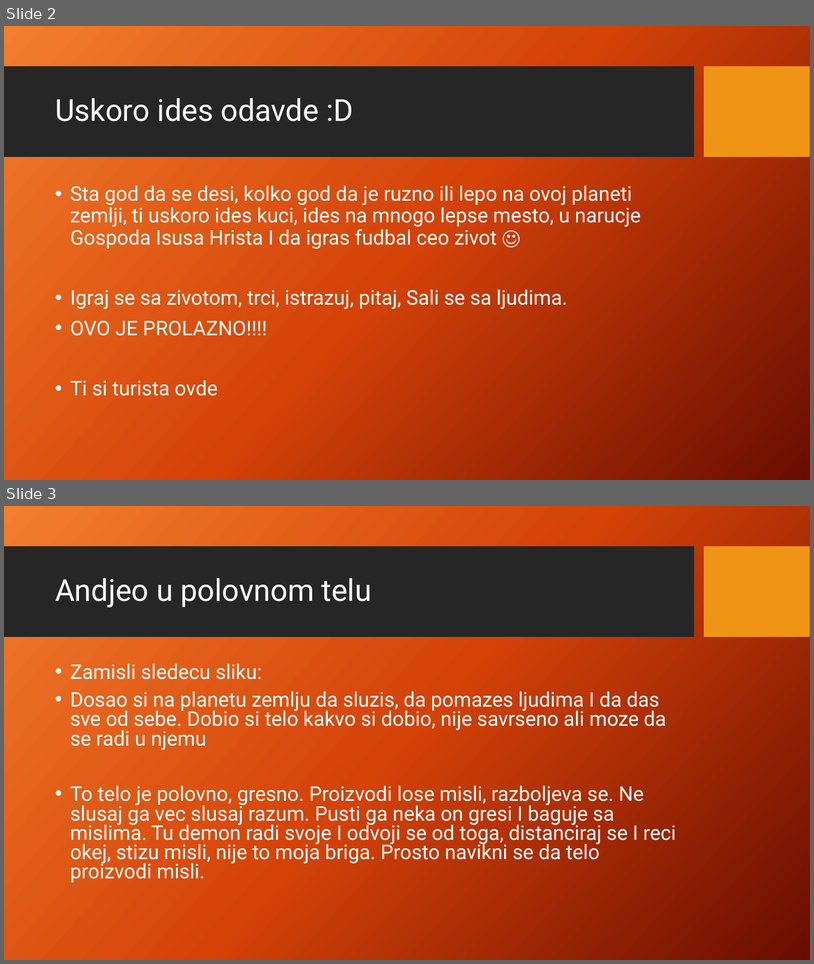
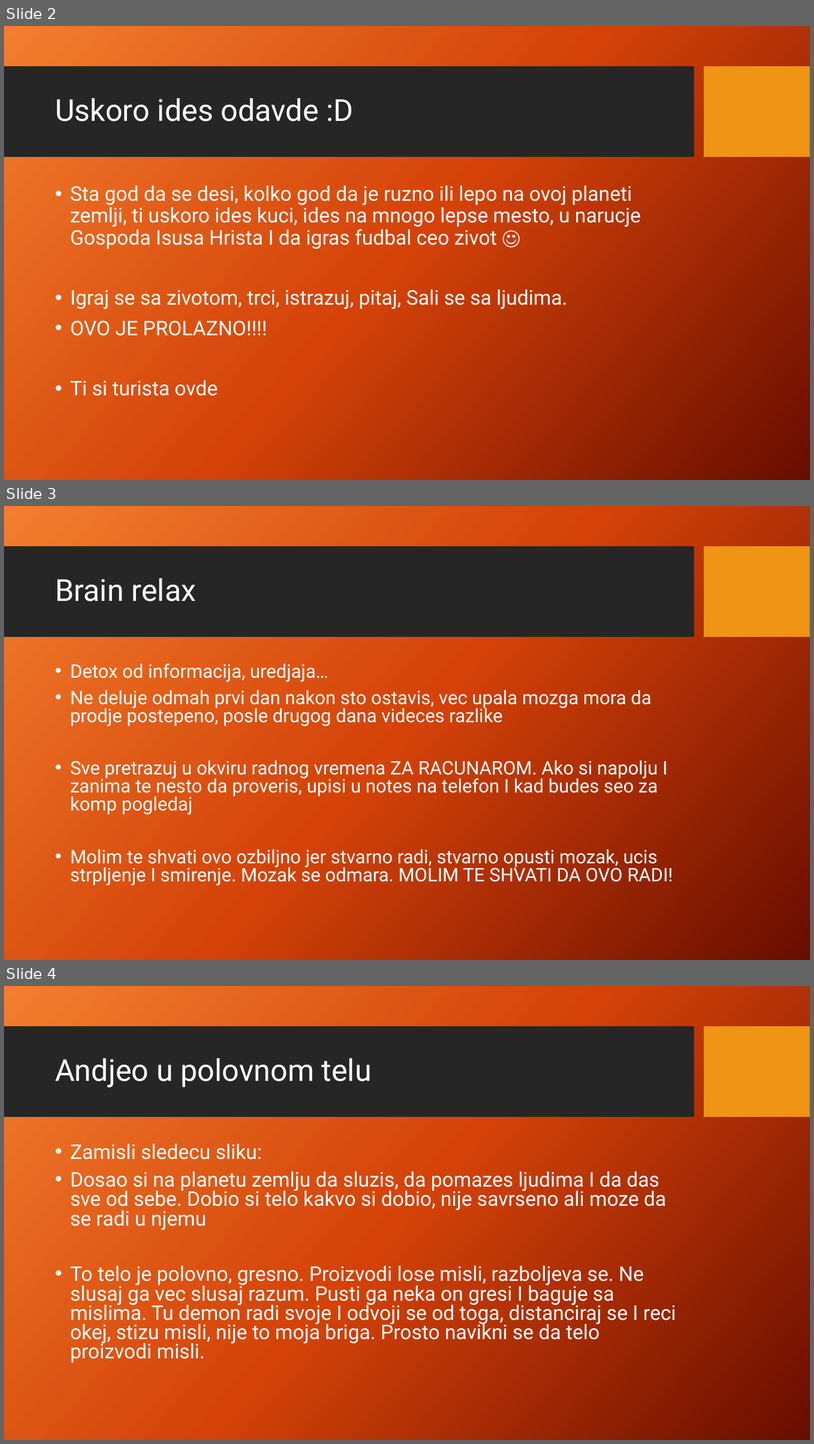
Before and after one commit to mladenpopovic808/Fundamenti, a slide deck: Fundamenti zivota.pptx. Shown one above the other, each under a label of ours: slides 2 and 3 before the commit, slides 2, 3 and 4 after it. The pictures are 814x964 and 814x1444 pixels, drawn with LibreOffice and Linux fonts; fonts in the diff are those of the drawing; background and template pictures are left out. Boxes give left, top, right and bottom in pixels: in the first picture for what was removed or moved away, otherwise in the second. Text is boxed around its words. In the diff, an @@ line names an element or a change of style, - is before the commit and + after.

```diff
--- a/Fundamenti zivota.pptx
+++ b/Fundamenti zivota.pptx
@@ slide 3 added at (x1=4, y1=506, x2=810, y2=960), background picture (left out); not listed: 2 template elements that a slide beside it also shows @@
@@ title added at (x1=55, y1=578, x2=196, y2=601), 36 pt, text #FFFFFF @@
+Brain relax
@@ text added at (x1=70, y1=663, x2=673, y2=885), 22.2 pt, text #FFFFFF @@
+• Detox od informacija, uredjaja…
+• Ne deluje odmah prvi dan nakon sto ostavis, vec upala mozga mora da prodje postepeno, posle drugog dana videces razlike
+• Sve pretrazuj u okviru radnog vremena ZA RACUNAROM. Ako si napolju I zanima te nesto da proveris, upisi u notes na telefon I kad budes seo za komp pogledaj
+• Molim te shvati ovo ozbiljno jer stvarno radi, stvarno opusti mozak, ucis strpljenje I smirenje. Mozak se odmara. MOLIM TE SHVATI DA OVO RADI!
@@ what was slide 3 is now slide 4 @@
```
